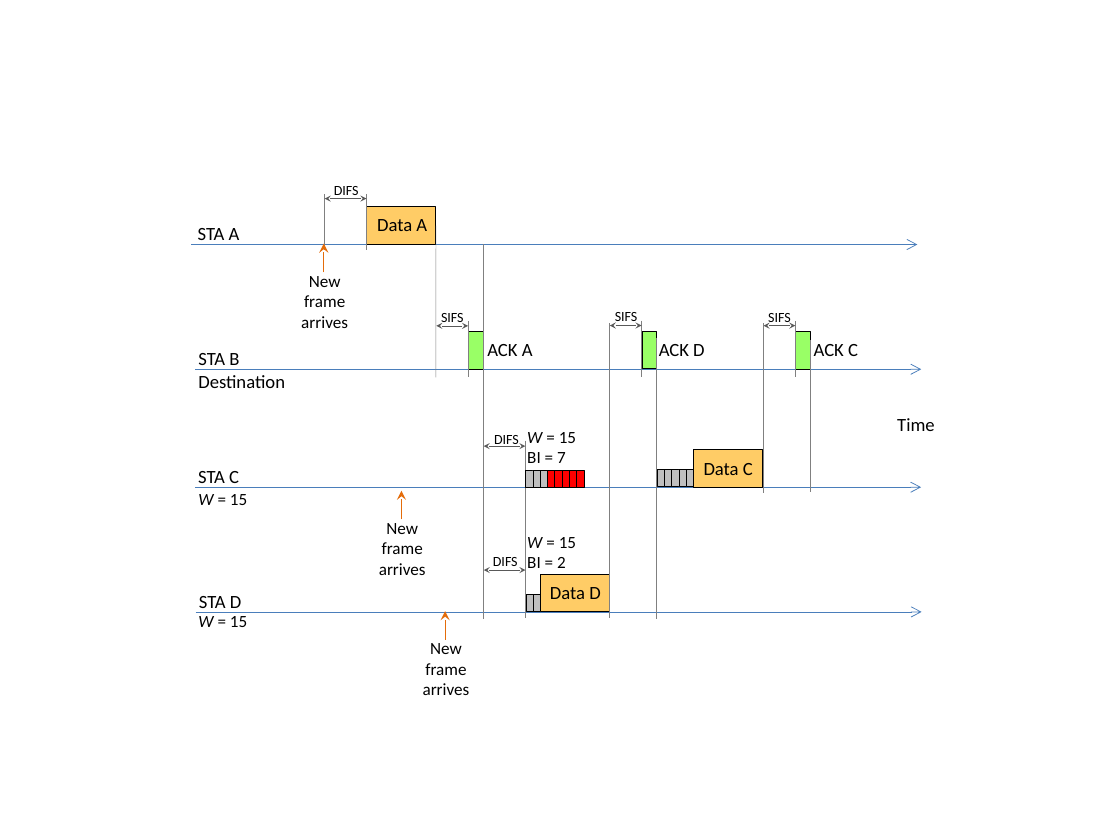
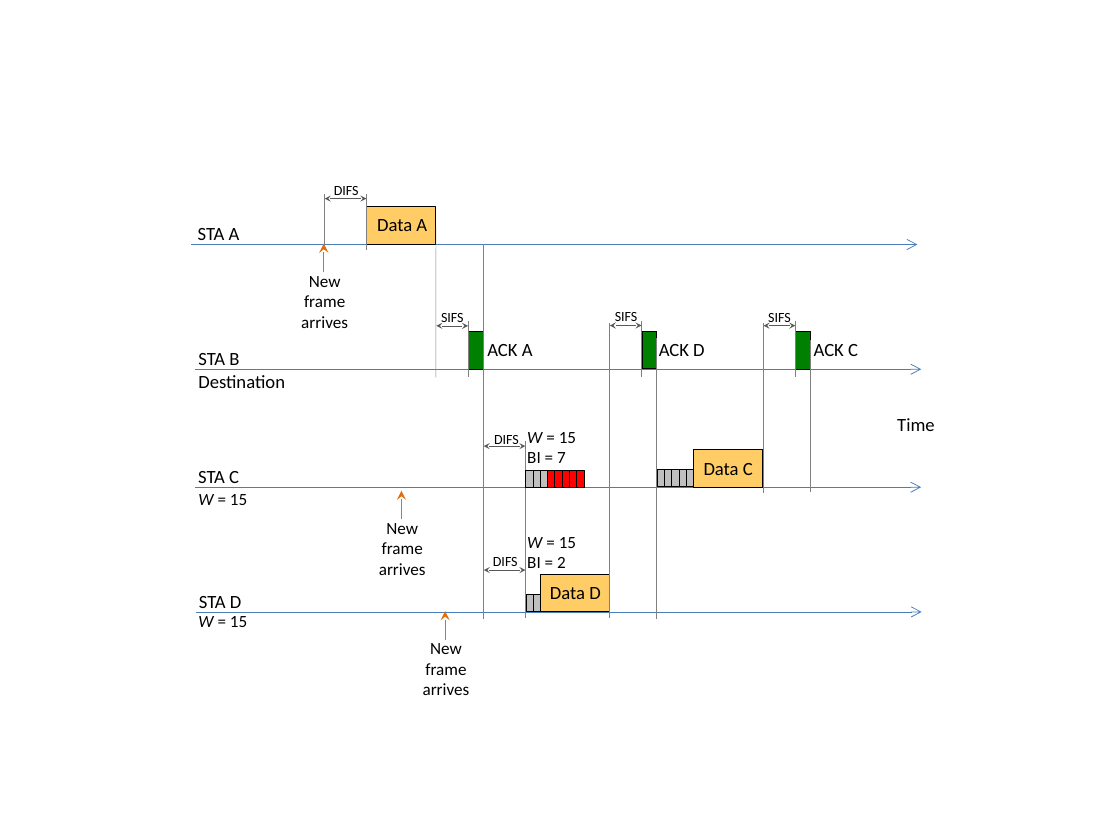
Before and after one commit to bcrlho/Springer_LAA_brief_2016, a slide deck: slide 1 of Springer Latex/Book/figures2/CSMA-CA-back-off-no-collision.pptx. Drawn at 1120x840 pixels with LibreOffice and Linux fonts; fonts in the diff are those of the drawing. Boxes give left, top, right and bottom in pixels: in the first picture for what was removed or moved away, otherwise in the second. Text is boxed around its words. In the diff, an @@ line names an element or a change of style, - is before the commit and + after.

```diff
--- a/Springer Latex/Book/figures2/CSMA-CA-back-off-no-collision.pptx
+++ b/Springer Latex/Book/figures2/CSMA-CA-back-off-no-collision.pptx
@@ fill #99FF66 to #008000 in 3 elements at <box>468,332,483,370</box>, <box>642,332,656,370</box>, <box>796,332,811,370</box> @@
```
Also in this commit, not shown: 1 slide added, 7 other files.
